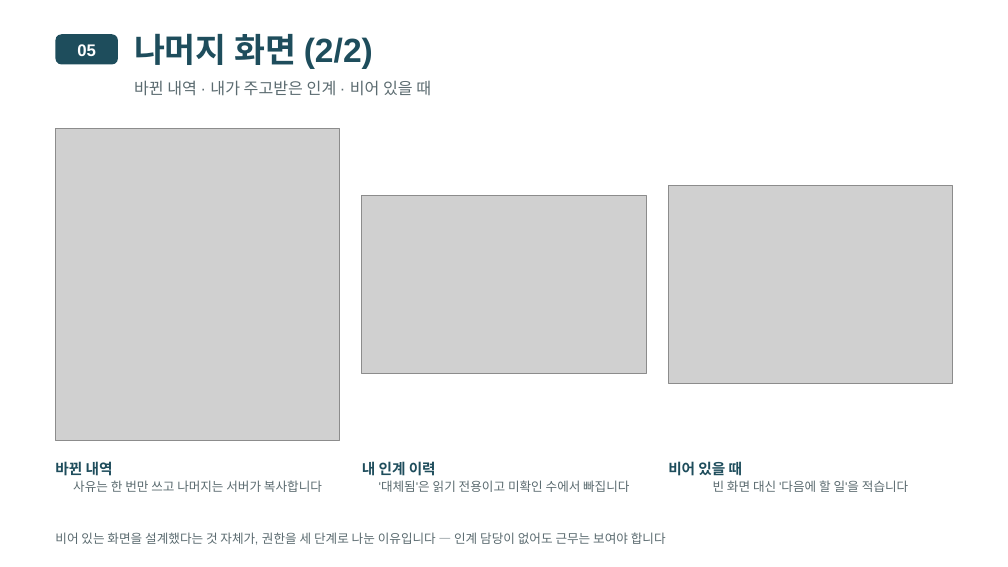
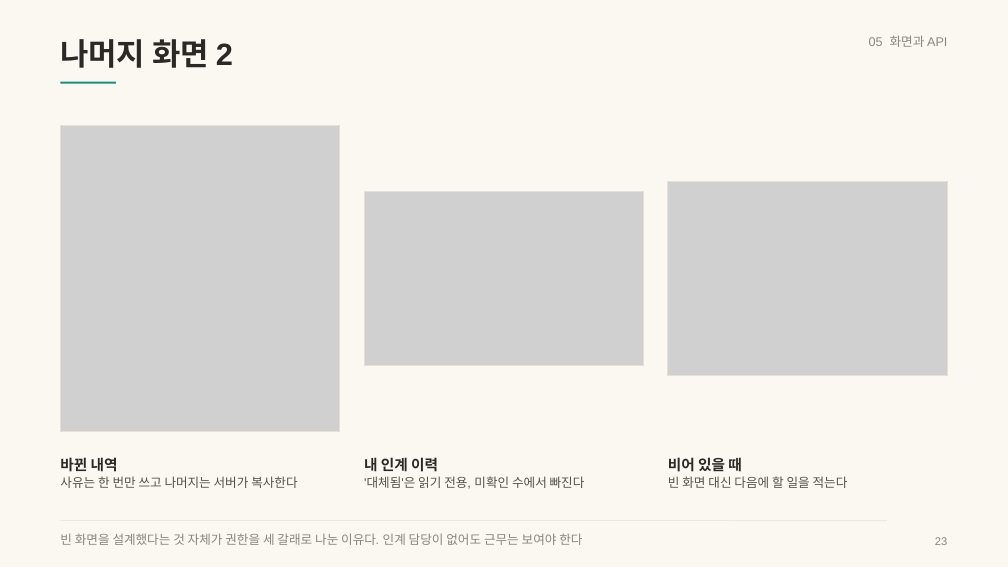
Before and after one commit to wodnjs2020136144/skala-webservice-mini, a slide deck: slide 23 of deliverables/10반_황재원_너와나의인계고리-개요.pptx. Drawn at 1008x567 pixels with LibreOffice and Linux fonts; fonts in the diff are those of the drawing; grey boxes stand for pictures. Boxes give left, top, right and bottom in pixels: in the first picture for what was removed or moved away, otherwise in the second. Text is boxed around its words. In the diff, an @@ line names an element or a change of style, - is before the commit and + after.

```diff
--- a/deliverables/10반_황재원_너와나의인계고리-개요.pptx
+++ b/deliverables/10반_황재원_너와나의인계고리-개요.pptx
@@ background #FFFFFF to #FBF8F2 @@
@@ rounded rectangle removed at <box>55,34,118,65</box> @@
@@ text at <box>60,39,233,68</box>: text changed; size 24 to 22 pt; text colour #1E4D5C to #2A2926 @@
-나머지 화면 (2/2)
+나머지 화면 2
@@ text at <box>869,35,947,47</box>: text changed; size 12 to 9 pt; text colour #FFFFFF to #8A867C; bold off @@
-05
+05 화면과 API
@@ line added from (60, 83) to (116, 83), #1F8A7E 1.5 pt @@
@@ text removed at <box>134,80,431,96</box> @@
-바뀐 내역 · 내가 주고받은 인계 · 비어 있을 때
@@ picture: place and size @@
-picture at <box>55,129,340,440</box>
+picture at <box>60,125,340,431</box>
@@ rectangle added at <box>60,125,340,431</box>, outline #E6E0D4 0.75 pt @@
@@ picture: place and size @@
-picture at <box>362,196,646,373</box>
+picture at <box>364,192,643,366</box>
@@ rectangle added at <box>364,192,643,366</box>, outline #E6E0D4 0.75 pt @@
@@ picture: place and size @@
-picture at <box>668,185,953,383</box>
+picture at <box>668,181,948,375</box>
@@ rectangle added at <box>668,181,948,375</box>, outline #E6E0D4 0.75 pt @@
@@ text at <box>60,457,297,488</box>: text changed; text colour #5B6B70 to #55524B @@
-바뀐 내역
-사유는 한 번만 쓰고 나머지는 서버가 복사합니다
+바뀐 내역
+사유는 한 번만 쓰고 나머지는 서버가 복사한다
@@ text at <box>364,457,585,489</box>: text changed; text colour #5B6B70 to #55524B @@
-내 인계 이력
-'대체됨'은 읽기 전용이고 미확인 수에서 빠집니다
+내 인계 이력
+'대체됨'은 읽기 전용, 미확인 수에서 빠진다
@@ text at <box>668,457,848,488</box>: text changed; text colour #5B6B70 to #55524B @@
-비어 있을 때
-빈 화면 대신 '다음에 할 일'을 적습니다
+비어 있을 때
+빈 화면 대신 다음에 할 일을 적는다
@@ text at <box>60,533,582,545</box>: text changed; text colour #5B6B70 to #8A867C @@
-비어 있는 화면을 설계했다는 것 자체가, 권한을 세 단계로 나눈 이유입니다 — 인계 담당이 없어도 근무는 보여야 합니다
+빈 화면을 설계했다는 것 자체가 권한을 세 갈래로 나눈 이유다. 인계 담당이 없어도 근무는 보여야 한다
@@ line added from (60, 521) to (887, 521), #E6E0D4 0.5 pt @@
@@ text added at <box>935,537,947,545</box>, 8 pt, text #8A867C @@
+23
```
Also in this commit, not shown: 35 other slides changed, 6 other files.
